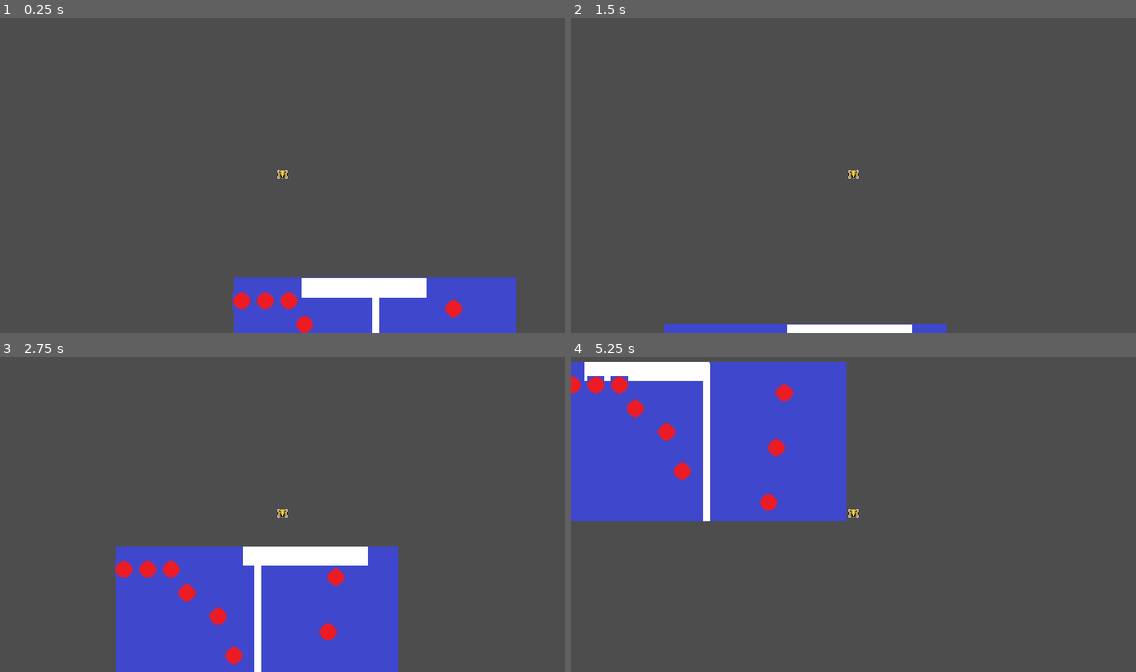
Above: before the commit, frames 1-4 (two rows, left to right).
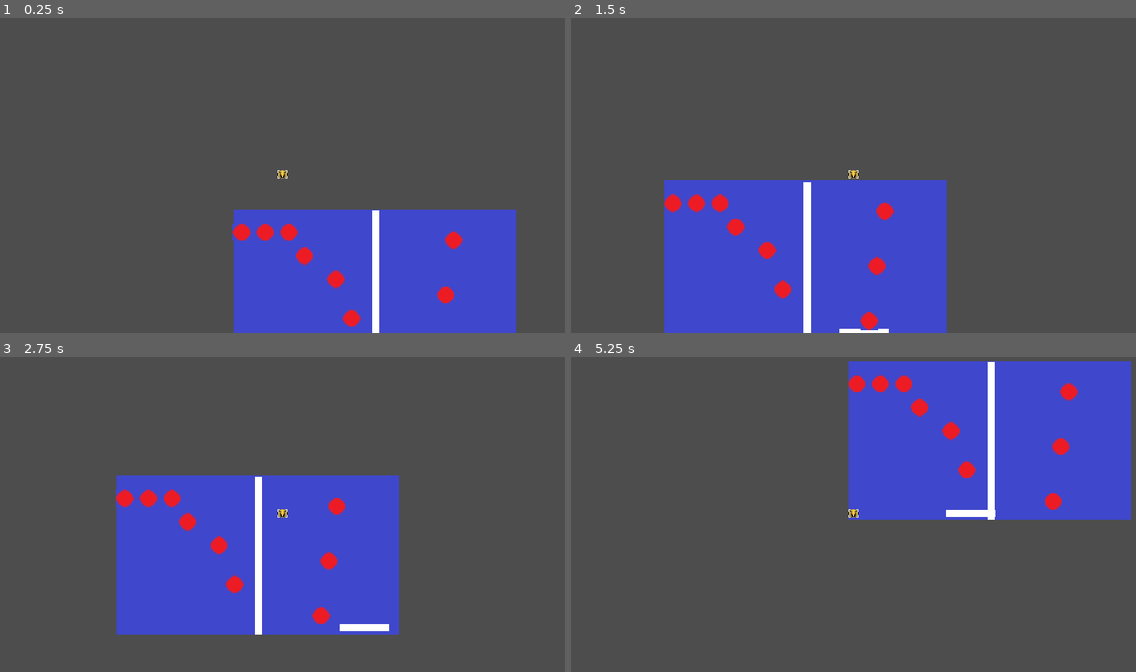
Above: after the commit, the same moments.

Repository: isobel-p/haven
Game: Godot game, scene res://game.tscn
Same seed, same stepped clock (60 frames per second), same inputs: the game is played once before the commit and once after it.
Inputs:
- Up to frame 1 (0.25 s): no input
- Up to frame 2 (1.5 s): hold Right (right) from 0.53 s (still down); tap Up (jump) at 0.77 s
- Up to frame 3 (2.75 s): tap Up (jump) at 1.52 s; release Right (right) at 2.03 s; hold Left (left) from 2.03 s (still down)
- Up to frame 4 (5.25 s): release Left (left) at 2.78 s; hold Right (right) 2.78-4.28 s; tap Up (jump) at 3.02, 3.77, 4.52 s; hold Left (left) 4.28-5.03 s; hold Right (right) from 5.03 s (still down)

The runs differ from the first frame. In frame 1, 13% of the frame differs, in the area x 41-92%, y 60-100%; in frame 2, 23%; in frame 3, 20%; in frame 4, 50%, in the area x 0-100%, y 1-53%.

Commit message:
Minor fixes

Diff:
--- a/game.tscn
+++ b/game.tscn
@@ -37,6 +37,7 @@
 stretch_mode = 1
 
 [node name="Paddle2" parent="." unique_id=812565973 instance=ExtResource("2_ryrav")]
+position = Vector2(179, 304)
 
 [node name="CharacterBody2D" type="CharacterBody2D" parent="." unique_id=186802152]
 script = ExtResource("2_fc0e3")
--- a/paddle2.tscn
+++ b/paddle2.tscn
@@ -3,7 +3,7 @@
 [ext_resource type="Script" uid="uid://b7vuf23ogna00" path="res://scripts/paddle2.gd" id="1_bm8fl"]
 
 [sub_resource type="RectangleShape2D" id="RectangleShape2D_i7i1h"]
-size = Vector2(265, 47)
+size = Vector2(109.25, 22)
 
 [node name="Paddle2" type="Node2D" unique_id=812565973]
 
@@ -11,17 +11,17 @@
 script = ExtResource("1_bm8fl")
 
 [node name="ColorRect" type="ColorRect" parent="AnimatableBody2D" unique_id=1547809541]
-offset_right = 255.0
-offset_bottom = 40.0
+offset_right = 101.0
+offset_bottom = 14.0
 
 [node name="CollisionShape2D" type="CollisionShape2D" parent="AnimatableBody2D" unique_id=1677371640]
-position = Vector2(127, 20)
+position = Vector2(49.75, 7.25)
 shape = SubResource("RectangleShape2D_i7i1h")
 
 [node name="Area2D" type="Area2D" parent="AnimatableBody2D" unique_id=1283164990]
 
 [node name="CollisionShape2D2" type="CollisionShape2D" parent="AnimatableBody2D/Area2D" unique_id=1354610395]
-position = Vector2(126.5, 19.5)
+position = Vector2(51.375, 6)
 shape = SubResource("RectangleShape2D_i7i1h")
 
 [connection signal="body_entered" from="AnimatableBody2D/Area2D" to="AnimatableBody2D" method="_on_area_2d_body_entered"]
--- a/scripts/paddle2.gd
+++ b/scripts/paddle2.gd
@@ -1,7 +1,7 @@
 extends AnimatableBody2D
 
 var reset_x: int = 0
-var speed: int = 10
+var speed: int = 2
 
 # Called when the node enters the scene tree for the first time.
 func _ready() -> void:
@@ -15,9 +15,9 @@
 func _physics_process(delta: float) -> void:
 	print(position.x)
 	if position.x>300:
-		speed = -10
+		speed = -2
 	elif position.x<0:
-		speed = 10
+		speed = 2
 	position.x += speed
 
 func _on_area_2d_body_entered(body: Node2D) -> void:
